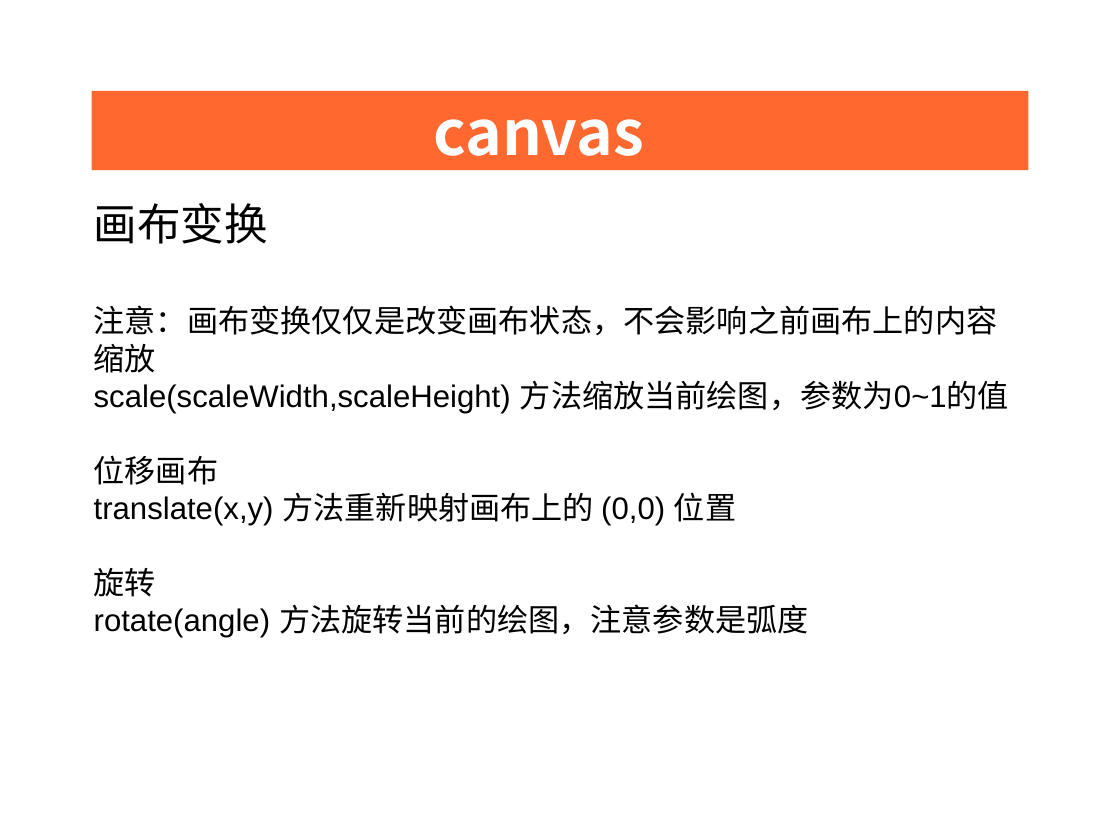
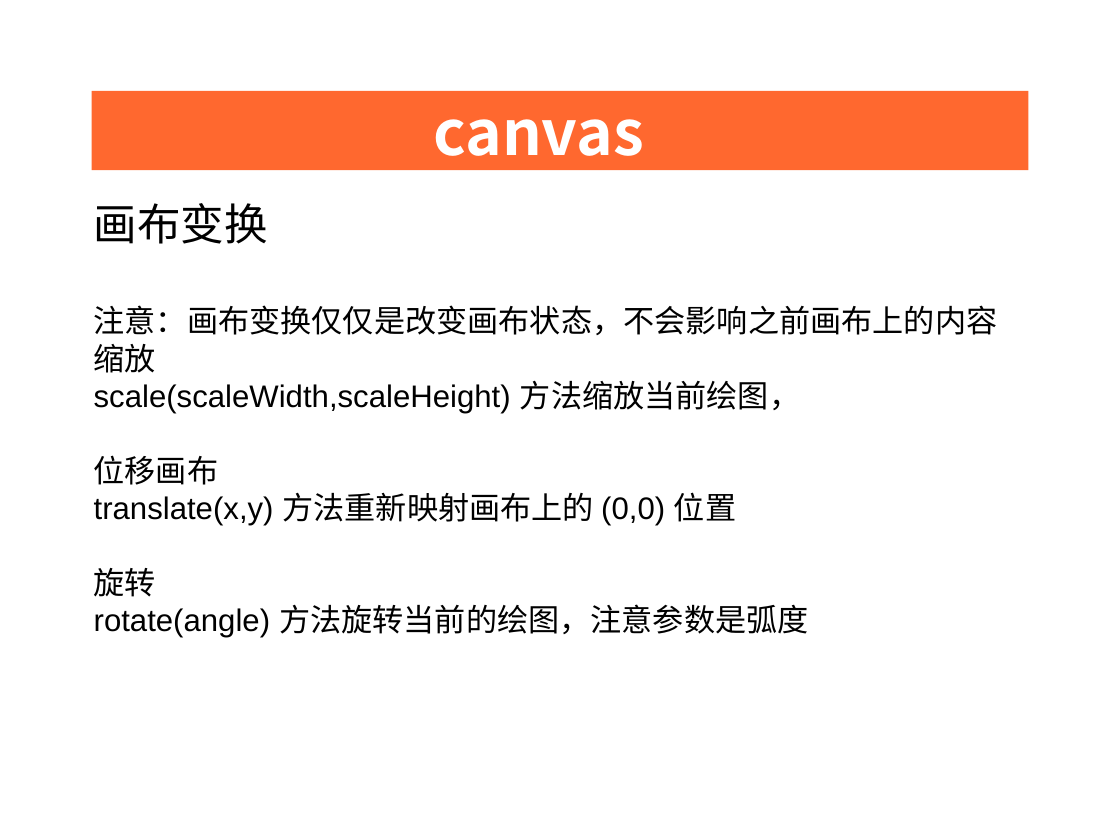
Before and after one commit to menglaoda/webA3, a slide deck: slide 28 of PPT/html5+css3/css3canvas.pptx. Drawn at 1120x840 pixels with LibreOffice and Linux fonts; fonts in the diff are those of the drawing; background and template pictures are left out. Boxes give left, top, right and bottom in pixels: in the first picture for what was removed or moved away, otherwise in the second. Text is boxed around its words. In the diff, an @@ line names an element or a change of style, - is before the commit and + after.

```diff
--- a/PPT/html5+css3/css3canvas.pptx
+++ b/PPT/html5+css3/css3canvas.pptx
@@ text at (94,381,800,413): text changed @@
-scale(scaleWidth,scaleHeight) 方法缩放当前绘图，参数为0~1的值
+scale(scaleWidth,scaleHeight) 方法缩放当前绘图，
```
Also in this commit, not shown: 7 other files.
